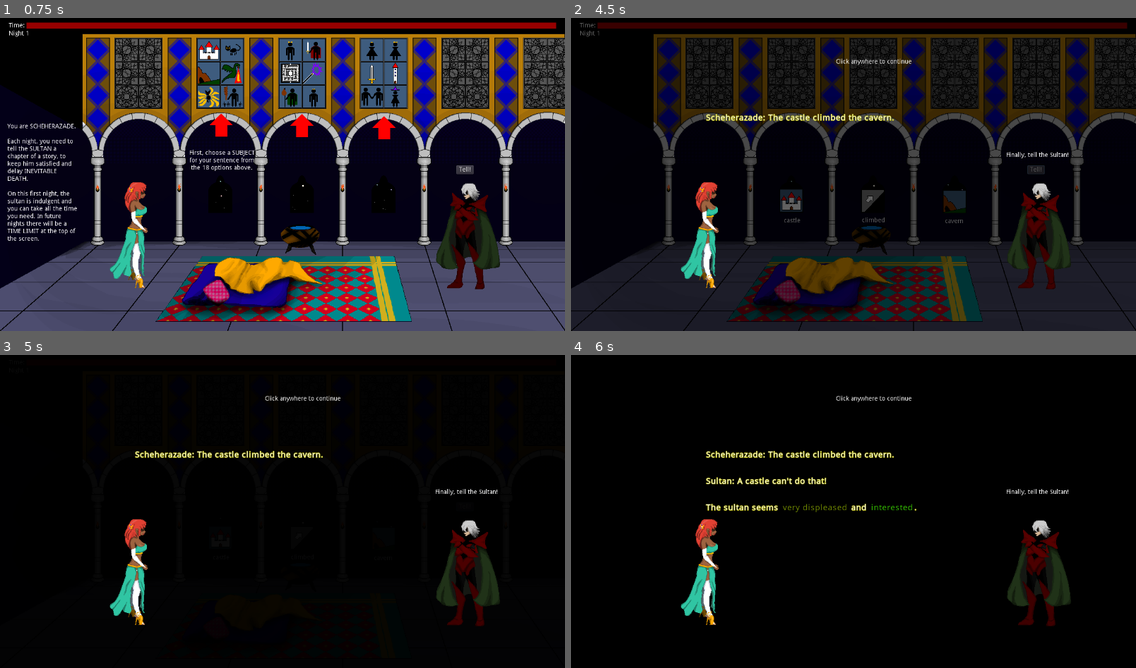
Above: before the commit, frames 1-4 (two rows, left to right).
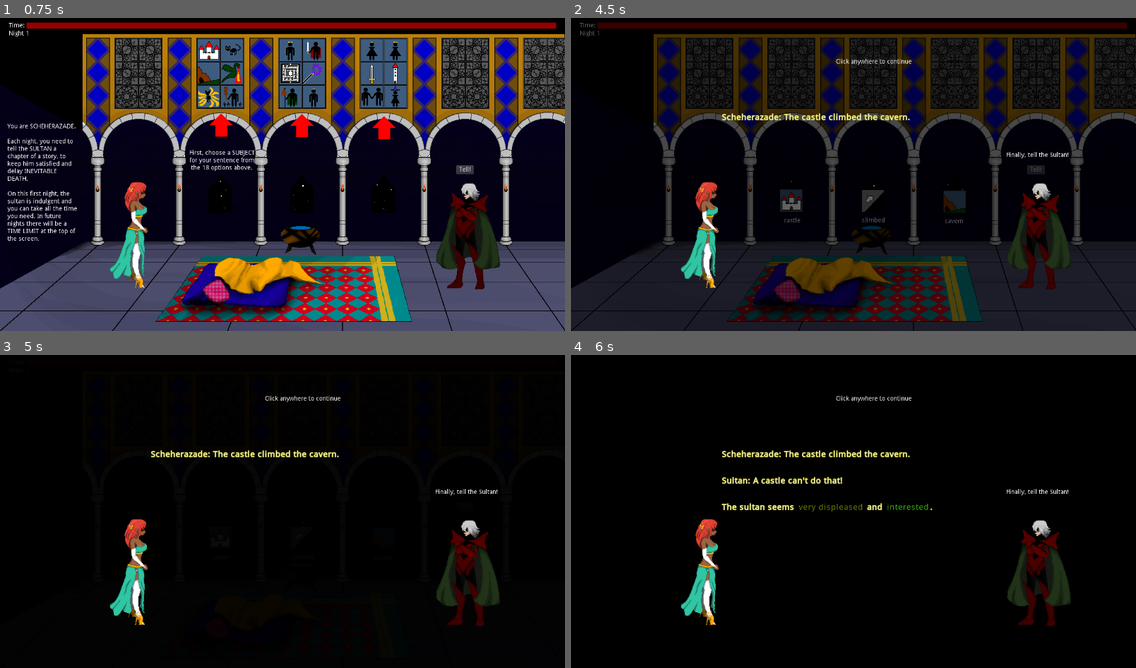
Above: after the commit, the same moments.

Repository: alpacanumerals/LD50
Game: Godot game, scene res://TitleScreen.tscn
Two runs of this game, one before a commit and one after it. Both use one fixed random seed, a clock stepped at 60 frames per second and the inputs below.
Inputs (mouse positions are in pixels of both pictures, inside the frame that each line leads up to):
- Up to frame 1 (0.75 s): click "Start" at 0.5 s
- Up to frame 2 (4.5 s): tap Enter at 1.25, 2.75 s; drag from (780, 49) to (791, 199) at 1.27 s; tap Space at 2 s; drag from (802, 49) to (791, 199) at 2.02 s; move the mouse to (780, 74) at 2.77 s; press the mouse at (780, 74) at 2.78 s; release the mouse at (780, 74) at 3.5 s; click "Tell!" at 3.5 s; click "Tell!" at 4.25 s
- Up to frame 3 (5 s): no input
- Up to frame 4 (6 s): click "Tell!" at 5 s; tap Enter at 5.75 s; drag from (870, 370) to (870, 536) at 5.77 s

Frame 1 is identical in both runs. In frame 2, 0.6% of the frame differs, in the area x 23-60%, y 30-33%; in frame 3, 0.6%; in frame 4, 1.5%, in the area x 23-64%, y 30-56%.

Commit message:
move text

Diff:
--- a/StoryScene.tscn
+++ b/StoryScene.tscn
@@ -751,10 +751,10 @@
 [node name="Dawn" type="Tween" parent="NightArea"]
 
 [node name="TextContainer" type="VBoxContainer" parent="NightArea"]
-margin_left = 286.0
-margin_top = 202.0
-margin_right = 432.0
-margin_bottom = 388.0
+margin_left = 322.0
+margin_top = 201.0
+margin_right = 893.0
+margin_bottom = 387.0
 __meta__ = {
 "_edit_group_": true
 }
@@ -835,7 +835,7 @@
 [node name="AnimatedSprite" type="AnimatedSprite" parent="Shez"]
 position = Vector2( -9, -103 )
 frames = SubResource( 16 )
-frame = 24
+frame = 22
 playing = true
 
 [node name="Sultan" type="Sprite" parent="."]
@@ -855,7 +855,7 @@
 [node name="AnimatedSprite" type="AnimatedSprite" parent="Sultan2"]
 position = Vector2( 74, -19 )
 frames = SubResource( 16 )
-frame = 21
+frame = 19
 playing = true
 
 [node name="Tutorial" type="Node2D" parent="."]
@@ -941,7 +941,7 @@
 [node name="AnimatedSprite" type="AnimatedSprite" parent="AnimSprites"]
 position = Vector2( 662, 485 )
 frames = SubResource( 37 )
-frame = 7
+frame = 28
 playing = true
 
 [node name="FireSprite1" type="AnimatedSprite" parent="AnimSprites"]
